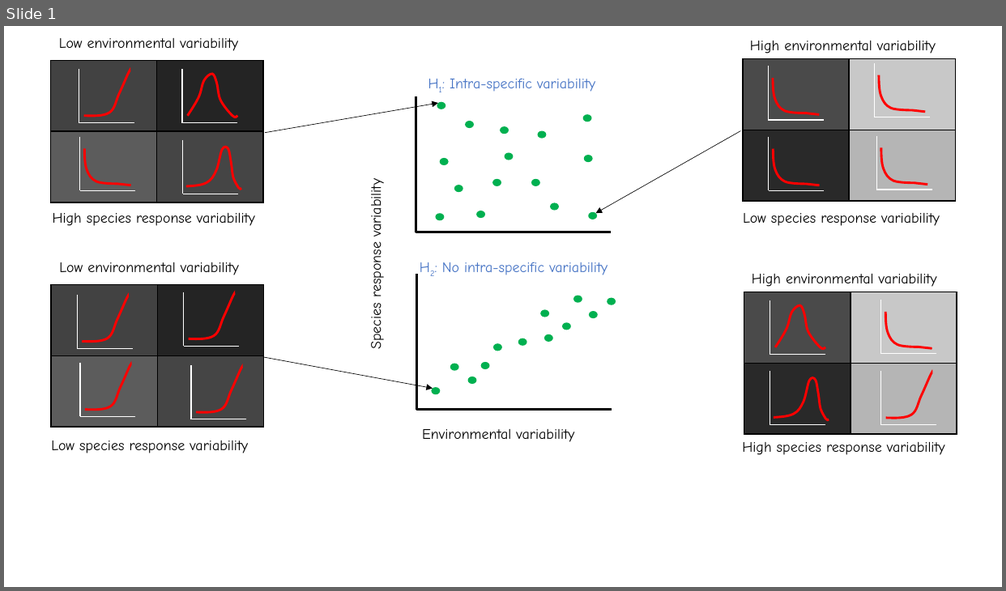
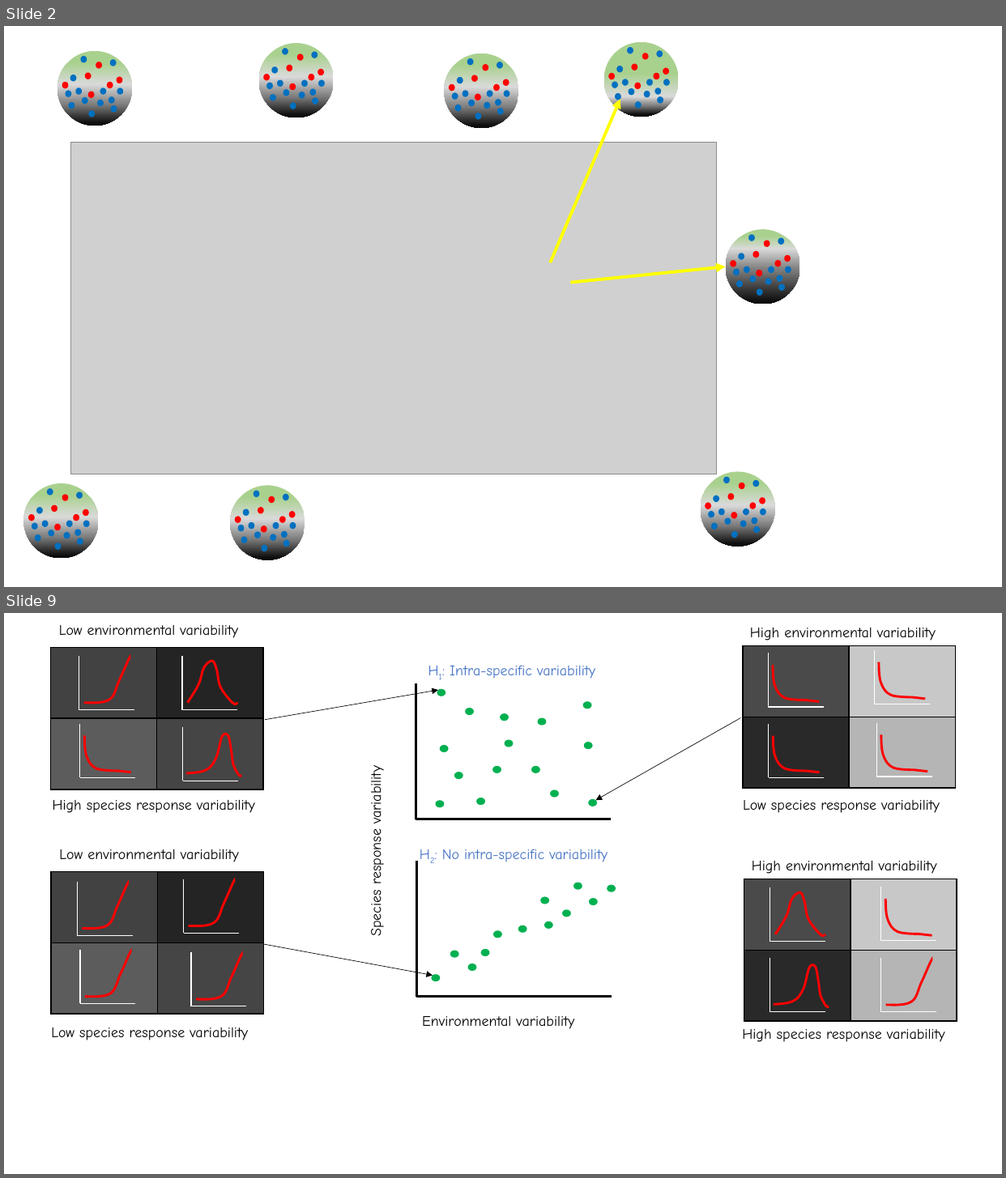
Before and after one commit to coreytcallaghan/intra_specific_urban_tolerance, a slide deck: Figures/conceptual_figure.pptx. Shown one above the other, each under a label of ours: slide 1 before the commit, slides 2 and 9 after it; the slides between them are not shown. The pictures are 1006x591 and 1006x1178 pixels, drawn with LibreOffice and Linux fonts; fonts in the diff are those of the drawing; grey boxes stand for pictures. Boxes give left, top, right and bottom in pixels: in the first picture for what was removed or moved away, otherwise in the second. Text is boxed around its words. In the diff, an @@ line names an element or a change of style, - is before the commit and + after.

```diff
--- a/Figures/conceptual_figure.pptx
+++ b/Figures/conceptual_figure.pptx
@@ slide 2 added at <box>4,26,1002,587</box>, background #FFFFFF @@
@@ group added at <box>259,43,334,118</box>: 20 ellipses @@
@@ group added at <box>604,41,680,117</box>: 20 ellipses @@
@@ group added at <box>57,50,132,126</box>: 20 ellipses @@
@@ group added at <box>444,54,519,129</box>: 20 ellipses @@
@@ arrow added from (551, 263) to (620, 100), #FFFF00 3 pt @@
@@ picture added at <box>70,142,716,474</box> @@
@@ arrow added from (571, 283) to (726, 267), #FFFF00 3 pt @@
@@ group added at <box>726,229,800,305</box>: 20 ellipses @@
@@ group added at <box>23,484,98,559</box>: 20 ellipses @@
@@ group added at <box>230,485,305,561</box>: 20 ellipses @@
@@ group added at <box>701,472,775,547</box>: 20 ellipses @@
@@ what was slide 1 is now slide 9 @@
```
Also in this commit, not shown: 17 other slides added, 18 other files.
